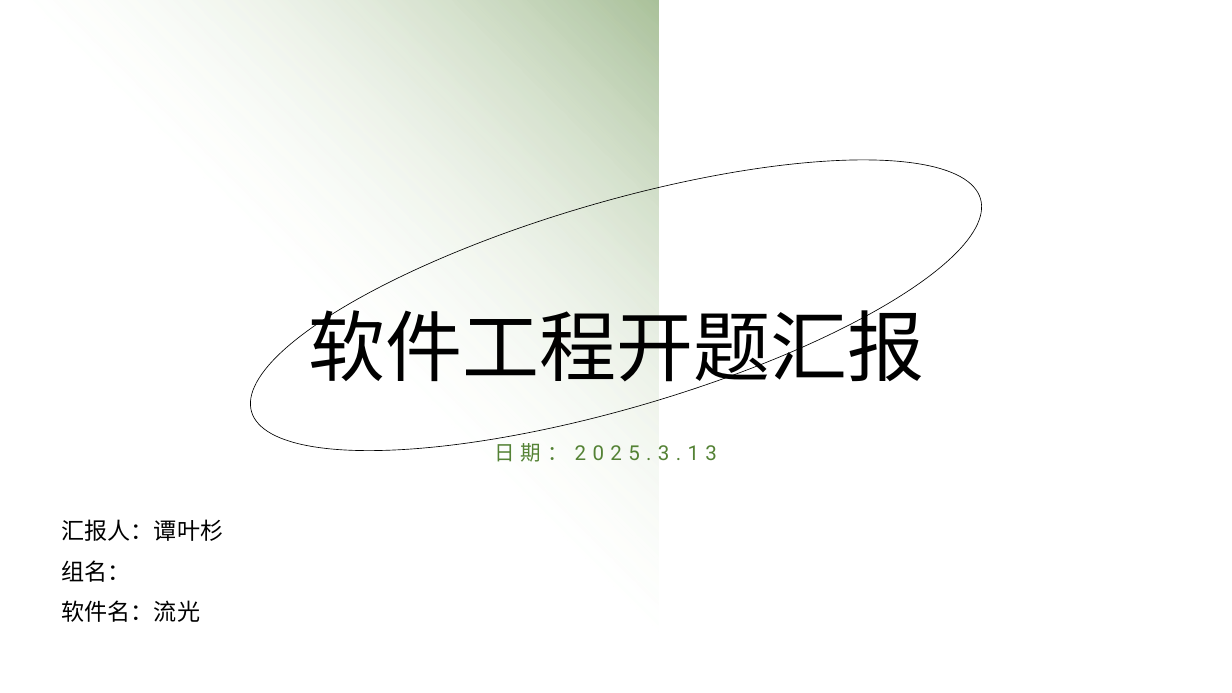
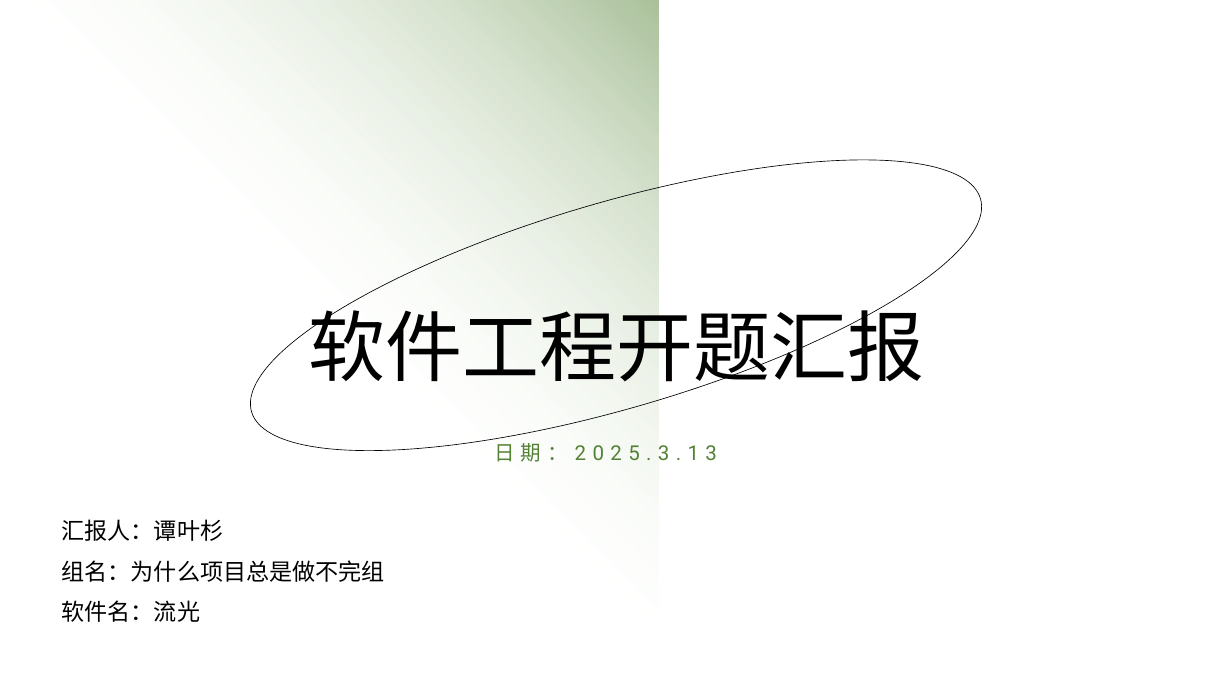
Before and after one commit to yangruanxin/Fluora, a slide deck: slide 1 of 软工开题.pptx. Drawn at 1232x693 pixels with LibreOffice and Linux fonts; fonts in the diff are those of the drawing; background and template pictures are left out. Boxes give left, top, right and bottom in pixels: in the first picture for what was removed or moved away, otherwise in the second. Text is boxed around its words. In the diff, an @@ line names an element or a change of style, - is before the commit and + after.

Commit message:
提交开题PPT

```diff
--- a/软工开题.pptx
+++ b/软工开题.pptx
@@ text at bbox=[62, 560, 385, 582]: text changed @@
-组名：
+组名：为什么项目总是做不完组
```
